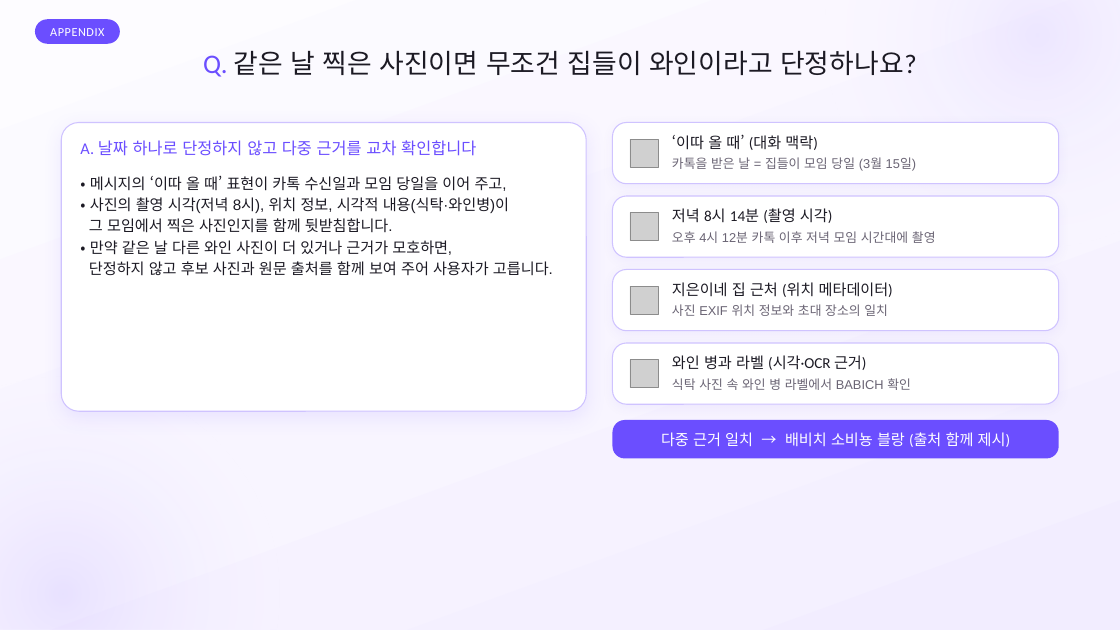
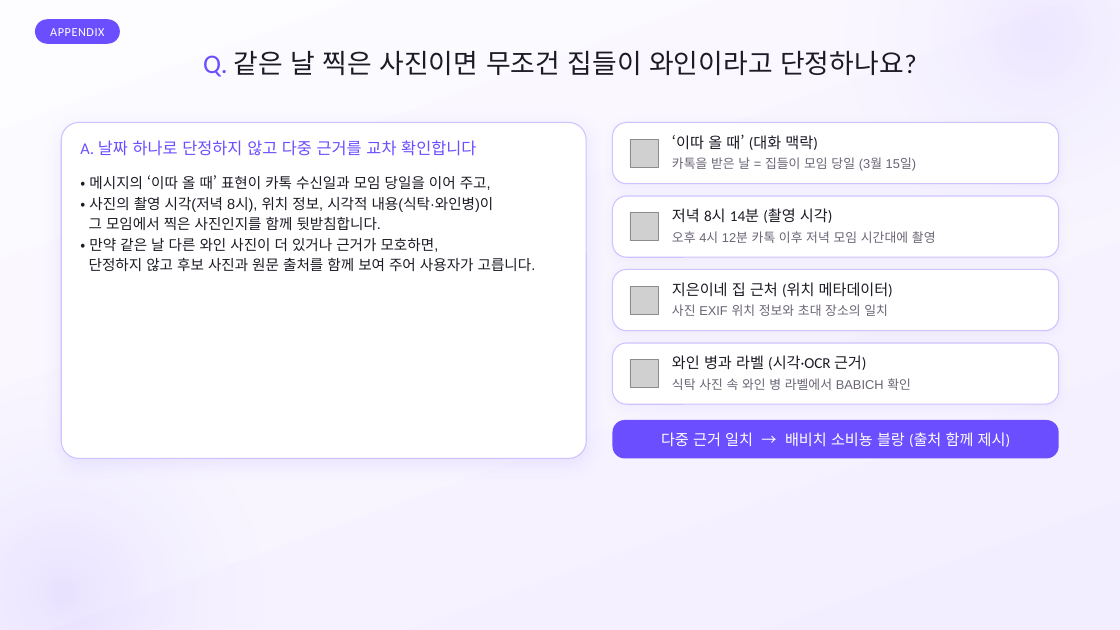
Before and after one commit to SB-Jo/t3, a slide deck: slide 25 of weave/결선준비/09_HowItWorks/HowItWorks_Argon.pptx (slide 26 before the commit). Drawn at 1120x630 pixels with LibreOffice and Linux fonts; fonts in the diff are those of the drawing; grey boxes stand for pictures. Boxes give left, top, right and bottom in pixels: in the first picture for what was removed or moved away, otherwise in the second. Text is boxed around its words. In the diff, an @@ line names an element or a change of style, - is before the commit and + after.

```diff
--- a/weave/결선준비/09_HowItWorks/HowItWorks_Argon.pptx
+++ b/weave/결선준비/09_HowItWorks/HowItWorks_Argon.pptx
@@ rounded rectangle resized from (x1=61, y1=123, x2=586, y2=412) to (x1=61, y1=123, x2=586, y2=459) @@
@@ rounded rectangle at (x1=61, y1=123, x2=586, y2=459): proportions changed @@
@@ text "• 메시지의 ‘이따 올 때’ ..." at (x1=89, y1=175, x2=536, y2=271): size 13 to 12.5 pt; line spacing 18.1pt to 17.4pt @@
```
Also in this commit, not shown: 21 other slides changed, 1 slide removed, 3 other files.
